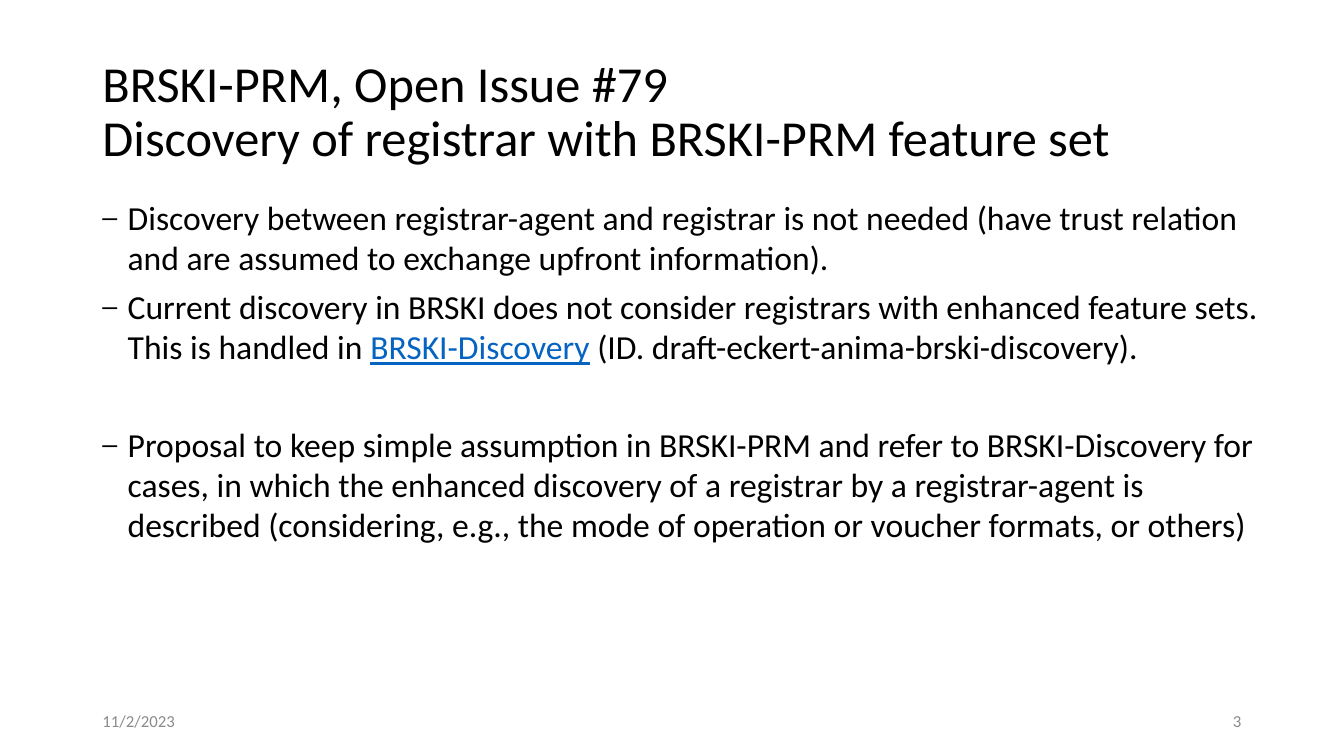
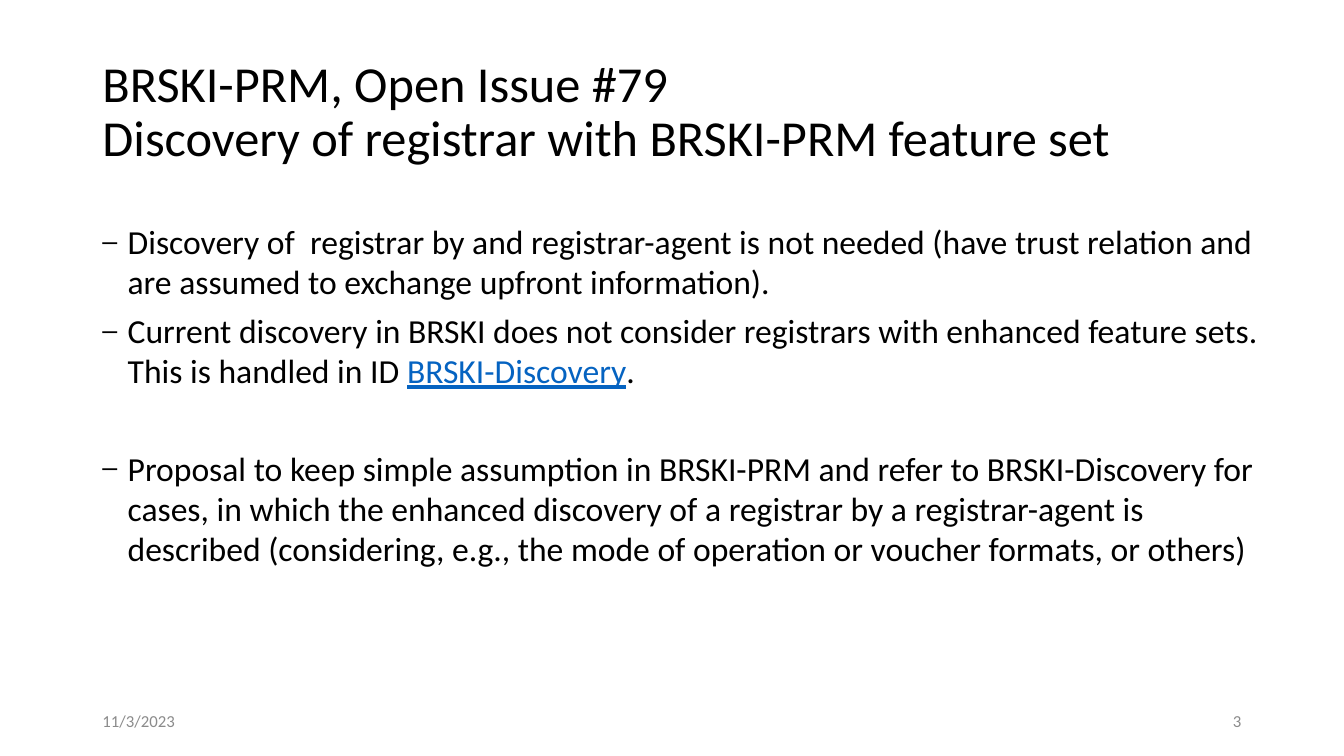
Before and after one commit to anima-wg/anima-brski-prm, a slide deck: slide 3 of presentations/slides-118-anima-update-brski-with-pledge-in-responder-mode-brski-prm.pptx. Drawn at 1344x756 pixels with LibreOffice and Linux fonts; fonts in the diff are those of the drawing. Boxes give left, top, right and bottom in pixels: in the first picture for what was removed or moved away, otherwise in the second. Text is boxed around its words. In the diff, an @@ line names an element or a change of style, - is before the commit and + after.

Commit message:
shortened text

```diff
--- a/presentations/slides-118-anima-update-brski-with-pledge-in-responder-mode-brski-prm.pptx
+++ b/presentations/slides-118-anima-update-brski-with-pledge-in-responder-mode-brski-prm.pptx
@@ text "Discovery of registrar by and ...": place and size @@
-text "Discovery of registrar by and ..." at box(128, 205, 1258, 543)
+text "Discovery of registrar by and ..." at box(128, 229, 1258, 567)
@@ text at box(128, 229, 1258, 389): text changed @@
-– Discovery between registrar-agent and registrar is not needed (have trust relation and are assumed to exchange upfront information).
-– Current discovery in BRSKI does not consider registrars with enhanced feature sets. This is handled in BRSKI-Discovery (ID. draft-eckert-anima-brski-discovery).
+– Discovery of registrar by and registrar-agent is not needed (have trust relation and are assumed to exchange upfront information).
+– Current discovery in BRSKI does not consider registrars with enhanced feature sets. This is handled in ID BRSKI-Discovery.
@@ text at box(102, 715, 174, 728): text changed @@
-11/2/2023
+11/3/2023
```
Also in this commit, not shown: 3 other slides changed.
